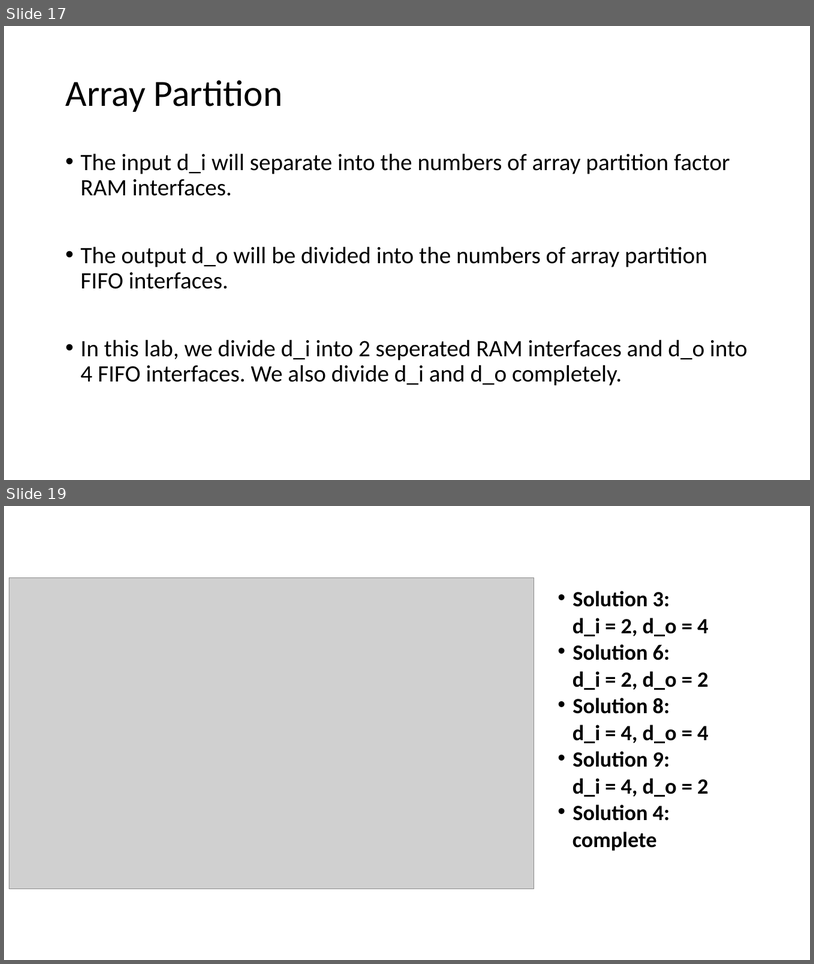
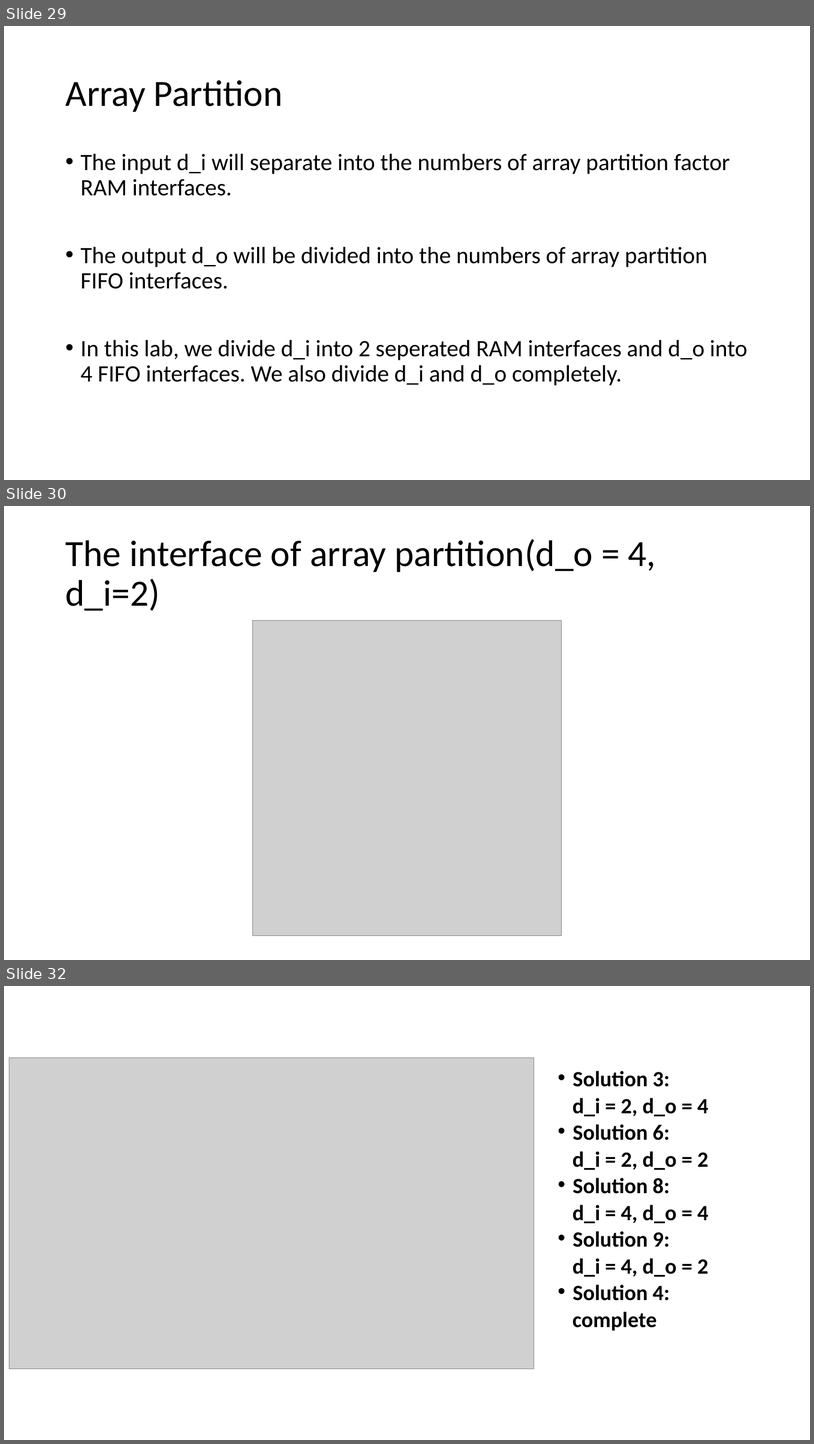
Before and after one commit to ZheChen-Bill/Interface_Synthesis, a slide deck: 111061545_labA_report.pptx. Shown one above the other, each under a label of ours: slides 17 and 19 before the commit, slides 29, 30 and 32 after it; the slides between them are not shown. The pictures are 814x964 and 814x1444 pixels, drawn with LibreOffice and Linux fonts; fonts in the diff are those of the drawing; grey boxes stand for pictures. Boxes give left, top, right and bottom in pixels: in the first picture for what was removed or moved away, otherwise in the second. Text is boxed around its words. In the diff, an @@ line names an element or a change of style, - is before the commit and + after.

```diff
--- a/111061545_labA_report.pptx
+++ b/111061545_labA_report.pptx
@@ slide 30 added at (x1=4, y1=506, x2=810, y2=960), background #FFFFFF @@
@@ title added at (x1=65, y1=539, x2=657, y2=611), 44 pt, text #000000 @@
+The interface of array partition(d_o = 4, d_i=2)
@@ picture added at (x1=252, y1=621, x2=562, y2=936) @@
@@ what was slide 17 is now slide 29 @@
@@ what was slide 19 is now slide 32 @@
```
Also in this commit, not shown: 7 slides changed, 17 other slides added, 1 slide removed.
